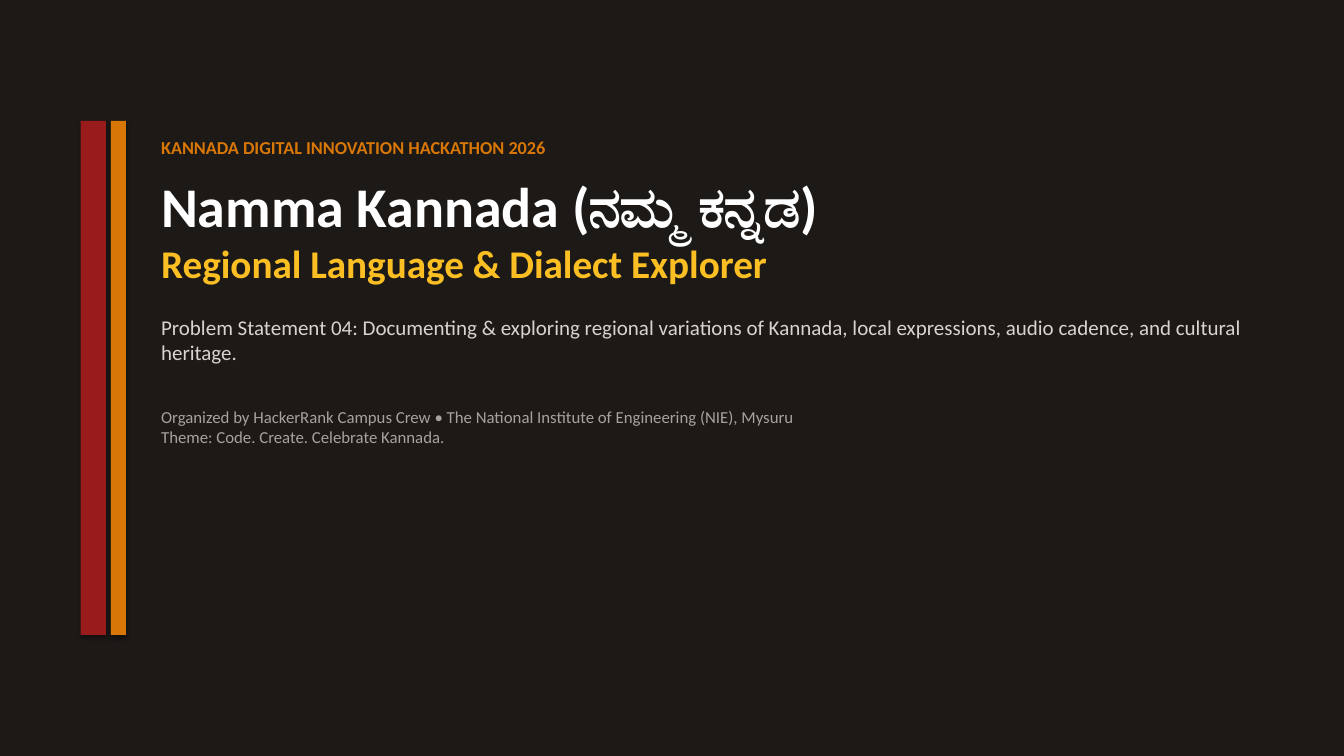
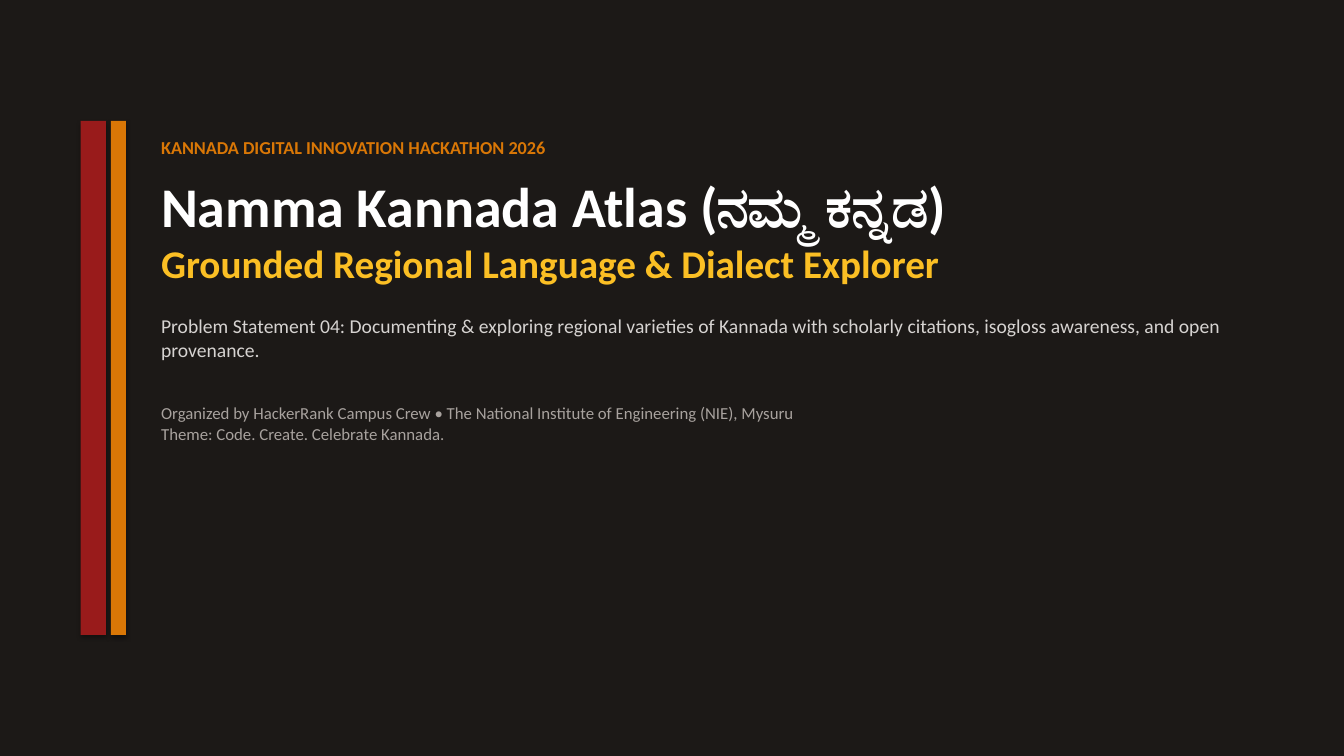
Before and after one commit to anandaram240-wq/yatrika-ai, a slide deck: slide 1 of Namma_Kannada_Regional_Explorer_Presentation.pptx. Drawn at 1344x756 pixels with LibreOffice and Linux fonts; fonts in the diff are those of the drawing. Boxes give left, top, right and bottom in pixels: in the first picture for what was removed or moved away, otherwise in the second. Text is boxed around its words. In the diff, an @@ line names an element or a change of style, - is before the commit and + after.

Commit message:
Forensic audit: ground linguistic citations, eliminate simulated accent scores, transparent synthetic audio disclosure, and harden data integrity

```diff
--- a/Namma_Kannada_Regional_Explorer_Presentation.pptx
+++ b/Namma_Kannada_Regional_Explorer_Presentation.pptx
@@ text at (161,185,1220,360): text changed; size 15 to 14 pt @@
-Namma Kannada (ನಮ್ಮ ಕನ್ನಡ)
-Regional Language & Dialect Explorer
-Problem Statement 04: Documenting & exploring regional variations of Kannada, local expressions, audio cadence, and cultural heritage.
+Namma Kannada Atlas (ನಮ್ಮ ಕನ್ನಡ)
+Grounded Regional Language & Dialect Explorer
+Problem Statement 04: Documenting & exploring regional varieties of Kannada with scholarly citations, isogloss awareness, and open provenance.
```
Also in this commit, not shown: 5 other slides changed, 18 other files.
